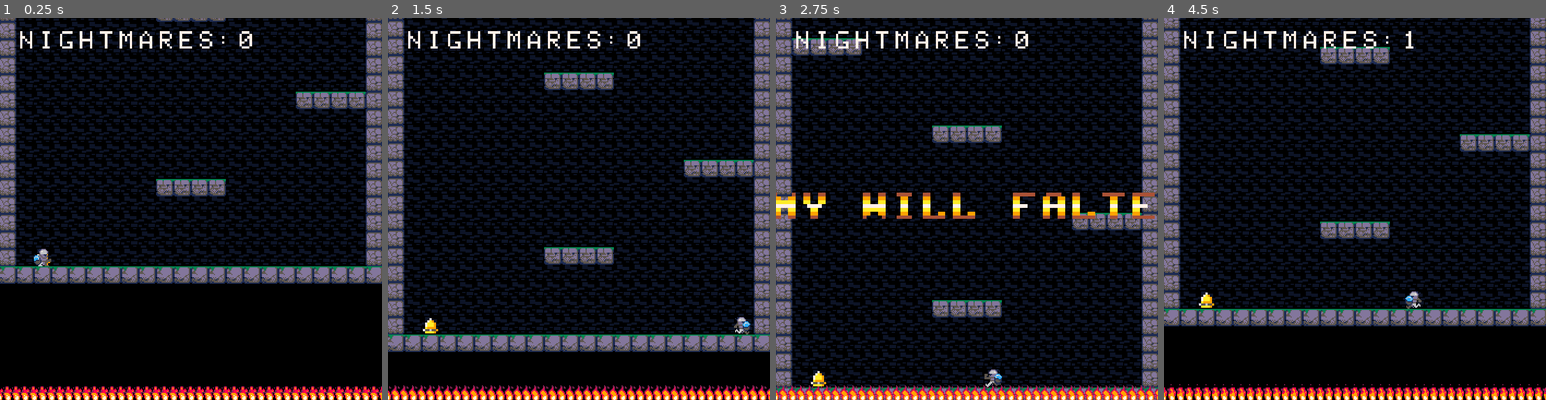
Above: before the commit, frames 1-4 (left to right).
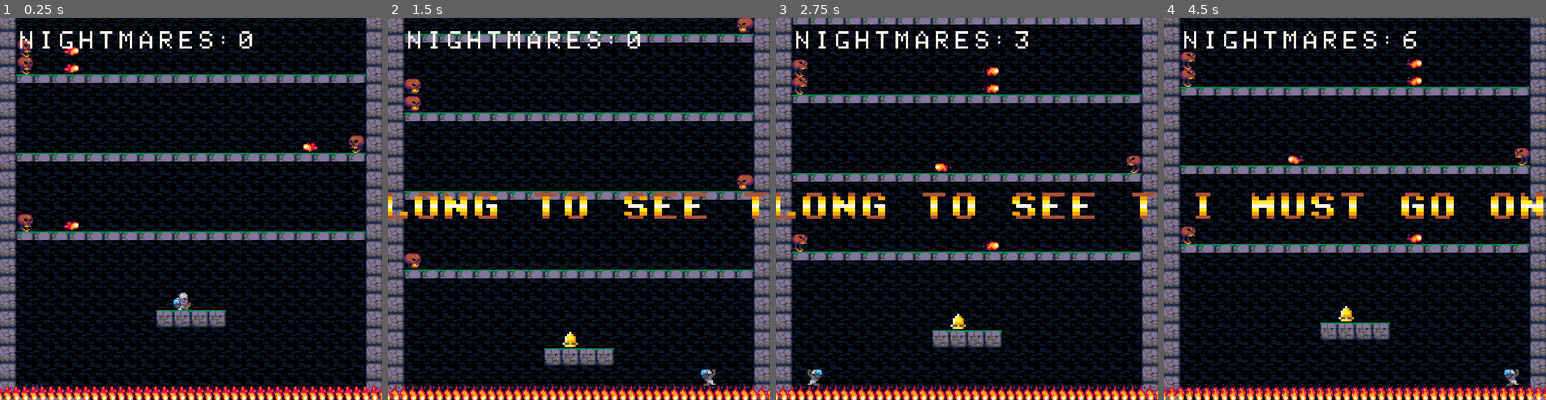
Above: after the commit, the same moments.

Repository: toadkarter/ToyBoxJam2023
Game: Godot game, scene res://Scenes/Game/Main/main.tscn
Two runs of this game, one before a commit and one after it. Both use one fixed random seed, a clock stepped at 60 frames per second and the inputs below.
Inputs:
- Up to frame 1 (0.25 s): no input
- Up to frame 2 (1.5 s): hold Right (move_right) from 0.53 s (still down); tap Space (jump) at 0.77 s
- Up to frame 3 (2.75 s): tap Space (jump) at 1.52 s; release Right (move_right) at 2.03 s; hold Left (move_left) from 2.03 s (still down)
- Up to frame 4 (4.5 s): release Left (move_left) at 2.78 s; hold Right (move_right) 2.78-4.28 s; tap Space (jump) at 3.02, 3.77 s; hold Left (move_left) from 4.28 s (still down)

The runs differ from the first frame. In frame 1, 52% of the frame differs, in the area x 0-100%, y 0-100%; in frame 2, 57%; in frame 3, 57%; in frame 4, 57%.

Commit message:
Adding droppable blocks to end of skull gauntlet for extra flair

Diff:
--- a/Scenes/level.tscn
+++ b/Scenes/level.tscn
@@ -187,6 +187,7 @@
 format = 2
 layer_0/tile_data = PackedInt32Array(1114116, 65536, 0, 1114117, 65536, 0, 1114118, 65536, 0, 1114119, 65536, 0, 111412 …(126751 unchanged characters)…
 script = ExtResource("2_7nbtq")
+debug_start_at_checkpoint_number = 6
 debug_stop_music = true
 player_scene = ExtResource("2_kb2gi")
 checkpoints = [NodePath("Checkpoint1"), NodePath("Checkpoint2"), NodePath("Checkpoint3"), NodePath("Checkpoint4"), NodePath("Checkpoint5"), NodePath("Checkpoint6"), NodePath("Checkpoint7"), NodePath("Checkpoint8")]
@@ -1620,42 +1621,6 @@
 width = 1.0
 
 [node name="RegularBlocks" type="Node2D" parent="[9] SkullGauntlet"]
-
-[node name="regular_body" parent="[9] SkullGauntlet/RegularBlocks" instance=ExtResource("7_e0ir6")]
-position = Vector2(152, -600)
-
-[node name="regular_body2" parent="[9] SkullGauntlet/RegularBlocks" instance=ExtResource("7_e0ir6")]
-position = Vector2(168, -600)
-
-[node name="regular_body3" parent="[9] SkullGauntlet/RegularBlocks" instance=ExtResource("7_e0ir6")]
-position = Vector2(184, -600)
-
-[node name="regular_body4" parent="[9] SkullGauntlet/RegularBlocks" instance=ExtResource("7_e0ir6")]
-position = Vector2(200, -600)
-
-[node name="regular_body5" parent="[9] SkullGauntlet/RegularBlocks" instance=ExtResource("7_e0ir6")]
-position = Vector2(216, -600)
-
-[node name="regular_body6" parent="[9] SkullGauntlet/RegularBlocks" instance=ExtResource("7_e0ir6")]
-position = Vector2(232, -600)
-
-[node name="regular_body7" parent="[9] SkullGauntlet/RegularBlocks" instance=ExtResource("7_e0ir6")]
-position = Vector2(248, -600)
-
-[node name="regular_body8" parent="[9] SkullGauntlet/RegularBlocks" instance=ExtResource("7_e0ir6")]
-position = Vector2(264, -600)
-
-[node name="regular_body9" parent="[9] SkullGauntlet/RegularBlocks" instance=ExtResource("7_e0ir6")]
-position = Vector2(280, -600)
-
-[node name="regular_body10" parent="[9] SkullGauntlet/RegularBlocks" instance=ExtResource("7_e0ir6")]
-position = Vector2(296, -600)
-
-[node name="regular_body11" parent="[9] SkullGauntlet/RegularBlocks" instance=ExtResource("7_e0ir6")]
-position = Vector2(312, -600)
-
-[node name="regular_body12" parent="[9] SkullGauntlet/RegularBlocks" instance=ExtResource("7_e0ir6")]
-position = Vector2(328, -600)
 
 [node name="regular_body13" parent="[9] SkullGauntlet/RegularBlocks" instance=ExtResource("7_e0ir6")]
 position = Vector2(344, -600)
@@ -2220,6 +2185,69 @@
 [node name="DroppableBlock86" parent="[9] SkullGauntlet/DroppableBlocks" instance=ExtResource("3_erwvd")]
 position = Vector2(200, -528)
 
+[node name="DroppableBlock95" parent="[9] SkullGauntlet/DroppableBlocks" instance=ExtResource("3_erwvd")]
+position = Vector2(168, -600)
+
+[node name="DroppableBlock96" parent="[9] SkullGauntlet/DroppableBlocks" instance=ExtResource("3_erwvd")]
+position = Vector2(184, -600)
+
+[node name="DroppableBlock97" parent="[9] SkullGauntlet/DroppableBlocks" instance=ExtResource("3_erwvd")]
+position = Vector2(200, -600)
+
+[node name="DroppableBlock98" parent="[9] SkullGauntlet/DroppableBlocks" instance=ExtResource("3_erwvd")]
+position = Vector2(152, -600)
+
+[node name="DroppableBlock99" parent="[9] SkullGauntlet/DroppableBlocks" instance=ExtResource("3_erwvd")]
+position = Vector2(168, -600)
+
+[node name="DroppableBlock100" parent="[9] SkullGauntlet/DroppableBlocks" instance=ExtResource("3_erwvd")]
+position = Vector2(184, -600)
+
+[node name="DroppableBlock101" parent="[9] SkullGauntlet/DroppableBlocks" instance=ExtResource("3_erwvd")]
+position = Vector2(200, -600)
+
+[node name="DroppableBlock102" parent="[9] SkullGauntlet/DroppableBlocks" instance=ExtResource("3_erwvd")]
+position = Vector2(232, -600)
+
+[node name="DroppableBlock103" parent="[9] SkullGauntlet/DroppableBlocks" instance=ExtResource("3_erwvd")]
+position = Vector2(248, -600)
+
+[node name="DroppableBlock104" parent="[9] SkullGauntlet/DroppableBlocks" instance=ExtResource("3_erwvd")]
+position = Vector2(264, -600)
+
+[node name="DroppableBlock105" parent="[9] SkullGauntlet/DroppableBlocks" instance=ExtResource("3_erwvd")]
+position = Vector2(216, -600)
+
+[node name="DroppableBlock106" parent="[9] SkullGauntlet/DroppableBlocks" instance=ExtResource("3_erwvd")]
+position = Vector2(232, -600)
+
+[node name="DroppableBlock107" parent="[9] SkullGauntlet/DroppableBlocks" instance=ExtResource("3_erwvd")]
+position = Vector2(248, -600)
+
+[node name="DroppableBlock108" parent="[9] SkullGauntlet/DroppableBlocks" instance=ExtResource("3_erwvd")]
+position = Vector2(264, -600)
+
+[node name="DroppableBlock109" parent="[9] SkullGauntlet/DroppableBlocks" instance=ExtResource("3_erwvd")]
+position = Vector2(296, -600)
+
+[node name="DroppableBlock110" parent="[9] SkullGauntlet/DroppableBlocks" instance=ExtResource("3_erwvd")]
+position = Vector2(312, -600)
+
+[node name="DroppableBlock111" parent="[9] SkullGauntlet/DroppableBlocks" instance=ExtResource("3_erwvd")]
+position = Vector2(328, -600)
+
+[node name="DroppableBlock112" parent="[9] SkullGauntlet/DroppableBlocks" instance=ExtResource("3_erwvd")]
+position = Vector2(280, -600)
+
+[node name="DroppableBlock113" parent="[9] SkullGauntlet/DroppableBlocks" instance=ExtResource("3_erwvd")]
+position = Vector2(296, -600)
+
+[node name="DroppableBlock114" parent="[9] SkullGauntlet/DroppableBlocks" instance=ExtResource("3_erwvd")]
+position = Vector2(312, -600)
+
+[node name="DroppableBlock115" parent="[9] SkullGauntlet/DroppableBlocks" instance=ExtResource("3_erwvd")]
+position = Vector2(328, -600)
+
 [node name="DroppableBlock87" parent="[9] SkullGauntlet/DroppableBlocks" instance=ExtResource("3_erwvd")]
 position = Vector2(280, -528)
 
